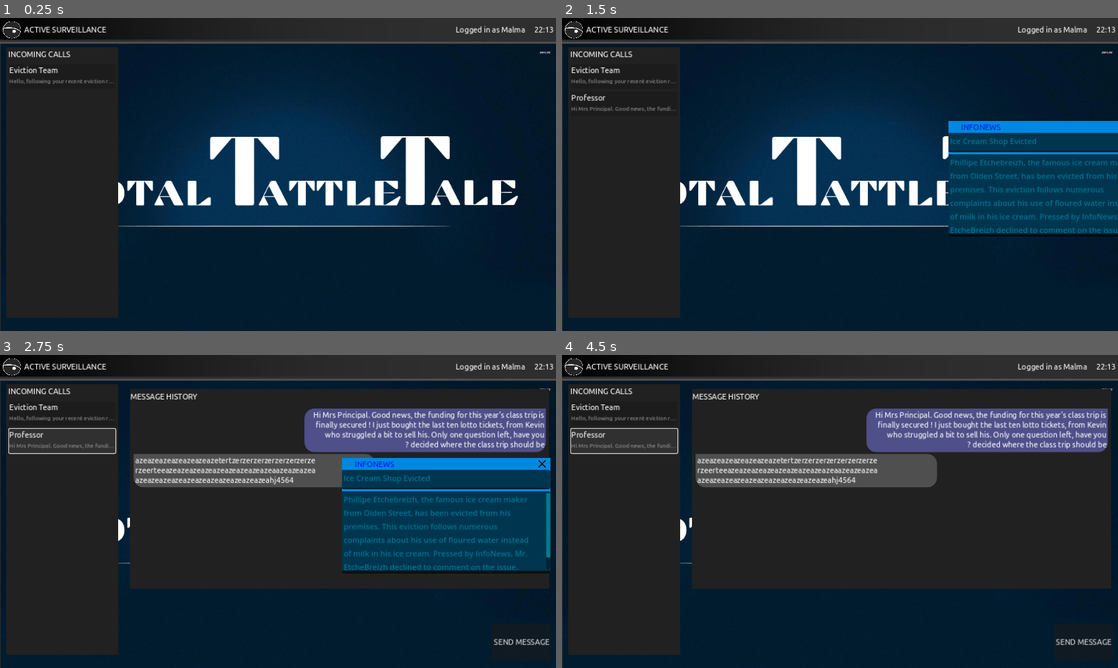
Above: before the commit, frames 1-4 (two rows, left to right).
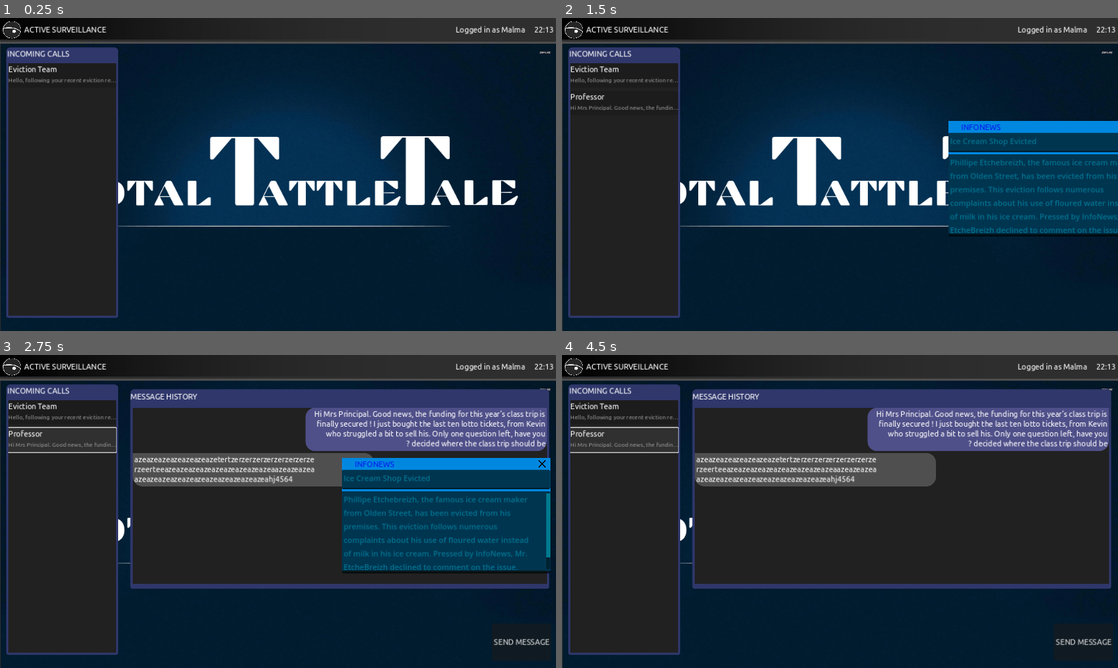
Above: after the commit, the same moments.

Repository: Mastoast/LDJam53
Game: Godot game, scene res://levels/game_screen.tscn
Two runs of this game, one before a commit and one after it. Both use one fixed random seed, a clock stepped at 60 frames per second and the inputs below.
Inputs (mouse positions are in pixels of both pictures, inside the frame that each line leads up to; where the layout moved, square brackets give the same spot in the first picture):
- Up to frame 1 (0.25 s): no input
- Up to frame 2 (1.5 s): click (623, 74) [623, 77] at 0.5 s; click "SEND MESSAGE" at 1.25 s
- Up to frame 3 (2.75 s): click (61, 439) at 2.02 s
- Up to frame 4 (4.5 s): click (1106, 464) at 2.75 s; click (623, 411) [623, 414] at 3.5 s; click (623, 439) at 4.27 s

The runs differ from the first frame. In frame 1, 2.0% of the frame differs, in the area x 1-22%, y 9-96%; in frame 2, 2.3%; in frame 3, 12%; in frame 4, 13%, in the area x 1-99%, y 9-96%.

Commit message:
apply style

Diff:
--- a/levels/game_screen.tscn
+++ b/levels/game_screen.tscn
@@ -36,7 +36,6 @@
 [node name="head" type="Panel" parent="VBoxContainer"]
 layout_mode = 2
 size_flags_vertical = 3
-theme_override_styles/panel = ExtResource("4_u122v")
 
 [node name="Sprite2D" type="Sprite2D" parent="VBoxContainer/head"]
 position = Vector2(576, 22)
--- a/scenes/window_preview.tscn
+++ b/scenes/window_preview.tscn
@@ -1,6 +1,9 @@
-[gd_scene load_steps=2 format=3 uid="uid://d58j0ey643q"]
+[gd_scene load_steps=5 format=3]
 
+[ext_resource type="StyleBox" uid="uid://cv0wvc6bxjm6k" path="res://themes/window_background.tres" id="1_8bhud"]
 [ext_resource type="Script" path="res://scripts/window_preview.gd" id="1_w05fe"]
+[ext_resource type="StyleBox" uid="uid://c1haftvkjic0v" path="res://themes/window_border.tres" id="2_8vgac"]
+[ext_resource type="StyleBox" uid="uid://d2y7jeuwoiqjr" path="res://themes/window_panel.tres" id="4_fdxn1"]
 
 [node name="window_preview" type="Panel" groups=["preview"]]
 custom_minimum_size = Vector2(232, 560)
@@ -11,41 +14,51 @@
 offset_bottom = -48.5
 grow_vertical = 2
 size_flags_horizontal = 3
+theme_override_styles/panel = ExtResource("1_8bhud")
 script = ExtResource("1_w05fe")
 
-[node name="MarginContainer" type="MarginContainer" parent="."]
+[node name="VBoxContainer" type="VBoxContainer" parent="."]
 layout_mode = 1
 anchors_preset = 15
 anchor_right = 1.0
 anchor_bottom = 1.0
 grow_horizontal = 2
 grow_vertical = 2
-theme_override_constants/margin_left = 4
-theme_override_constants/margin_top = 4
-theme_override_constants/margin_right = 4
-theme_override_constants/margin_bottom = 4
 
-[node name="VBoxContainer" type="VBoxContainer" parent="MarginContainer"]
-layout_mode = 2
-
-[node name="border" type="Panel" parent="MarginContainer/VBoxContainer"]
+[node name="border" type="Panel" parent="VBoxContainer"]
 custom_minimum_size = Vector2(0, 25)
 layout_mode = 2
+theme_override_styles/panel = ExtResource("2_8vgac")
 
-[node name="border_title" type="Label" parent="MarginContainer/VBoxContainer/border"]
+[node name="MarginContainer" type="MarginContainer" parent="VBoxContainer/border"]
 layout_mode = 1
 anchors_preset = 15
 anchor_right = 1.0
 anchor_bottom = 1.0
 grow_horizontal = 2
 grow_vertical = 2
+theme_override_constants/margin_left = 2
+theme_override_constants/margin_top = 2
+theme_override_constants/margin_right = 0
+
+[node name="border_title" type="Label" parent="VBoxContainer/border/MarginContainer"]
+layout_mode = 2
 text = "INCOMING CALLS"
 
-[node name="ScrollContainer" type="ScrollContainer" parent="MarginContainer/VBoxContainer"]
+[node name="MarginContainer" type="MarginContainer" parent="VBoxContainer"]
 layout_mode = 2
 size_flags_vertical = 3
+theme_override_constants/margin_left = 4
+theme_override_constants/margin_top = 4
+theme_override_constants/margin_right = 4
+theme_override_constants/margin_bottom = 4
 
-[node name="event_list" type="VBoxContainer" parent="MarginContainer/VBoxContainer/ScrollContainer"]
+[node name="ScrollContainer" type="ScrollContainer" parent="VBoxContainer/MarginContainer"]
+layout_mode = 2
+size_flags_vertical = 3
+theme_override_styles/panel = ExtResource("4_fdxn1")
+
+[node name="event_list" type="VBoxContainer" parent="VBoxContainer/MarginContainer/ScrollContainer"]
 layout_mode = 2
 size_flags_horizontal = 3
 size_flags_vertical = 3
--- a/scenes/window_thread.tscn
+++ b/scenes/window_thread.tscn
@@ -1,12 +1,16 @@
-[gd_scene load_steps=2 format=3 uid="uid://bk8axa22nl23f"]
+[gd_scene load_steps=5 format=3]
 
 [ext_resource type="Script" path="res://scripts/window_thread.gd" id="1_jugw2"]
+[ext_resource type="StyleBox" uid="uid://cv0wvc6bxjm6k" path="res://themes/window_background.tres" id="1_v12kp"]
+[ext_resource type="StyleBox" uid="uid://c1haftvkjic0v" path="res://themes/window_border.tres" id="3_vqyr0"]
+[ext_resource type="StyleBox" uid="uid://d2y7jeuwoiqjr" path="res://themes/window_panel.tres" id="4_4pauq"]
 
 [node name="window_thread" type="Panel" groups=["thread"]]
 offset_right = 868.0
 offset_bottom = 413.0
 size_flags_horizontal = 3
 size_flags_stretch_ratio = 5.0
+theme_override_styles/panel = ExtResource("1_v12kp")
 script = ExtResource("1_jugw2")
 background_color = Color(0.898039, 0.368627, 0, 1)
 
@@ -16,6 +20,7 @@
 anchor_right = 1.0
 offset_bottom = 32.0
 grow_horizontal = 2
+theme_override_styles/panel = ExtResource("3_vqyr0")
 
 [node name="Label" type="Label" parent="Panel"]
 layout_mode = 1
@@ -42,6 +47,7 @@
 
 [node name="ScrollContainer" type="ScrollContainer" parent="MarginContainer"]
 layout_mode = 2
+theme_override_styles/panel = ExtResource("4_4pauq")
 
 [node name="message_list" type="VBoxContainer" parent="MarginContainer/ScrollContainer"]
 layout_mode = 2
--- a/scripts/window_preview.gd
+++ b/scripts/window_preview.gd
@@ -18,4 +18,4 @@
 	new_event.init(thread)
 	new_event.get_node('VBoxContainer/character_name').text = thread["sender"]
 	new_event.get_node('VBoxContainer/message_overview').text = thread["messages"][0]["text"]
-	$MarginContainer/VBoxContainer/ScrollContainer/event_list.add_child(new_event)
+	$VBoxContainer/MarginContainer/ScrollContainer/event_list.add_child(new_event)
--- a/themes/desktop.tres
+++ b/themes/desktop.tres
@@ -1,6 +1,5 @@
-[gd_resource type="Theme" load_steps=9 format=3 uid="uid://lkbwdl03g4jg"]
+[gd_resource type="Theme" load_steps=8 format=3 uid="uid://dt64wf3jwua3u"]
 
-[ext_resource type="StyleBox" uid="uid://d2y7jeuwoiqjr" path="res://themes/window_panel_theme.tres" id="1_1tooe"]
 [ext_resource type="FontFile" uid="uid://bbqsv3m0wu4mi" path="res://font/Ubuntu-Regular.ttf" id="1_sdf7p"]
 
 [sub_resource type="StyleBoxFlat" id="StyleBoxFlat_htqha"]
@@ -32,7 +31,6 @@
 HSlider/styles/grabber_area = SubResource("StyleBoxFlat_htqha")
 HSlider/styles/slider = SubResource("StyleBoxFlat_1ch0o")
 LineEdit/colors/font_color = Color(1, 1, 1, 1)
-Panel/styles/panel = ExtResource("1_1tooe")
 ScrollContainer/styles/panel = SubResource("StyleBoxEmpty_lr3mb")
 TextEdit/colors/background_color = Color(0.0509804, 0.0509804, 0.0509804, 1)
 TextEdit/fonts/font = ExtResource("1_sdf7p")
--- /dev/null
+++ b/themes/window_background.tres
@@ -0,0 +1,8 @@
+[gd_resource type="StyleBoxFlat" format=3 uid="uid://cv0wvc6bxjm6k"]
+
+[resource]
+bg_color = Color(0.184314, 0.215686, 0.419608, 1)
+corner_radius_top_left = 8
+corner_radius_top_right = 8
+corner_radius_bottom_right = 5
+corner_radius_bottom_left = 5
--- /dev/null
+++ b/themes/window_border.tres
@@ -0,0 +1,4 @@
+[gd_resource type="StyleBoxFlat" format=3 uid="uid://c1haftvkjic0v"]
+
+[resource]
+bg_color = Color(0.6, 0.6, 0.6, 0)
Not shown: 1 places in levels/game_screen.tscn that only renumber resources
Renamed: themes/window_panel_theme.tres -> themes/window_panel.tres
